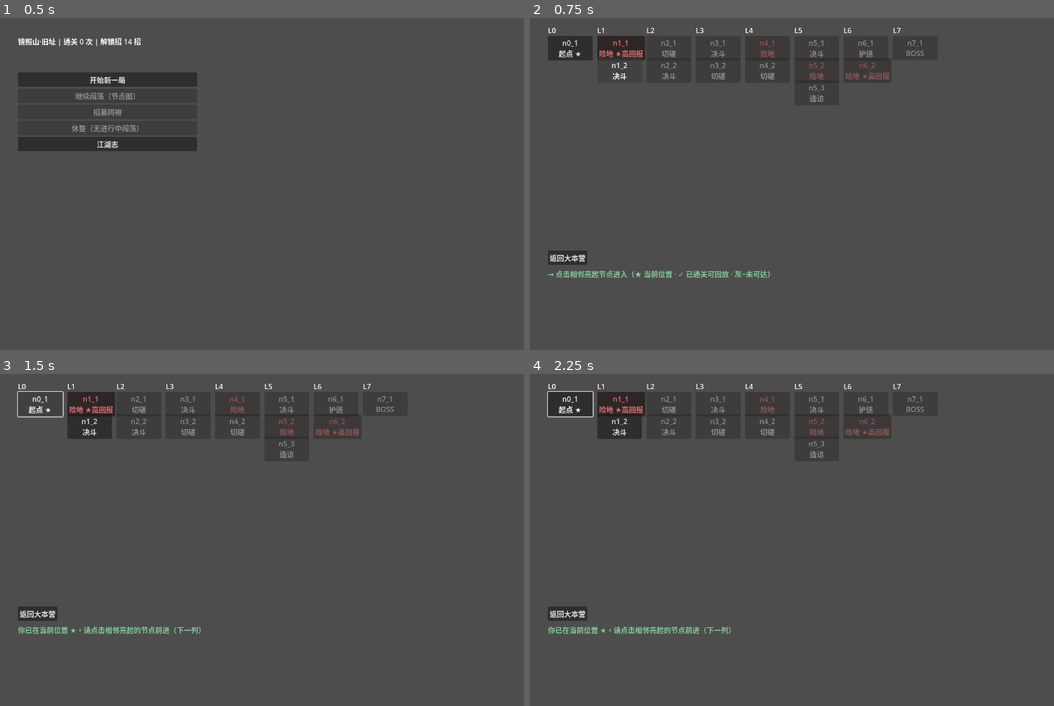
Above: before the commit, frames 1-4 (two rows, left to right).
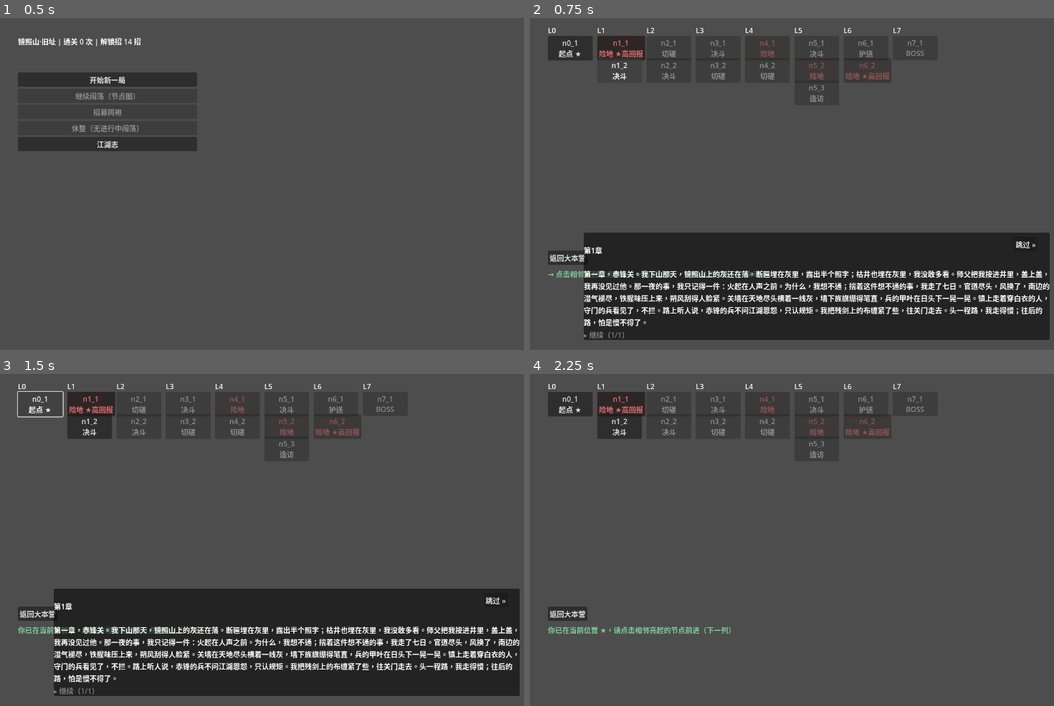
Above: after the commit, the same moments.

Repository: xieyj22/zhaizhao
Game: Godot game, scene res://src/scenes/hub/hub.tscn
The game is run twice, just before and just after one commit, with the same random seed, the same clock (stepped at 60 frames per second) and the same inputs.
Inputs (mouse positions are in pixels of both pictures, inside the frame that each line leads up to):
- Up to frame 1 (0.5 s): no input
- Up to frame 2 (0.75 s): click "开始新一局" at 0.5 s
- Up to frame 3 (1.5 s): click "n0_1 起点 ★" at 1.25 s
- Up to frame 4 (2.25 s): click (1027, 599) at 2 s, where only the run after the commit has a clickable "跳过 »"

Frame 1 is identical in both runs. In frame 2, 28% of the frame differs, in the area x 10-100%, y 64-97%; in frame 3, 28%; in frame 4, less than 0.1%.

Commit message:
feat(m4b): W2-2 批D 产文灌入（区散文4+过场12+geo条目4+REGION_CHAPTER删+幽灵描写行修复）
- REGION_PROSE 补 4 区（听潮/夜枭/血衣总坛/无相原）+ CHAPTER_INTERLUDES 12 段（章1-4 × open/mid/close）
- CODEX geo 条目 +4（章号 inline 于 unlock.key 单一真源）
- 终审转账项①：REGION_CHAPTER 死数据删除（零消费者坐实）
- 终审转账项②（OOS 幽灵描写行）：_prose_text 字段真源 + _build_ui 重挂——修 visit/escort mid 散文一帧即毁
- 全量 GUT 43/386/386/9106 绿（+2 RED-able 幽灵行测试）

Diff:
--- a/src/data/narrative_codex.gd
+++ b/src/data/narrative_codex.gd
@@ -6,6 +6,14 @@
 const CODEX_ENTRIES := [
 	{"id": "geo_chenjianggu", "category": "山河志", "title": "沉剑谷", "region_id": "chenjianggu",
 	 "unlock": {"type": "chapter_reached", "key": 3}},
+	{"id": "geo_tingchao", "category": "山河志", "title": "听潮", "region_id": "tingchao",
+	 "unlock": {"type": "chapter_reached", "key": 2}},
+	{"id": "geo_yexiao", "category": "山河志", "title": "夜枭", "region_id": "yexiao",
+	 "unlock": {"type": "chapter_reached", "key": 2}},
+	{"id": "geo_xueyi_zongtan", "category": "山河志", "title": "血衣总坛", "region_id": "xueyi_zongtan",
+	 "unlock": {"type": "chapter_reached", "key": 4}},
+	{"id": "geo_wuxiang", "category": "山河志", "title": "无相原", "region_id": "wuxiang",
+	 "unlock": {"type": "chapter_reached", "key": 4}},
 	{"id": "lore_daotong_1", "category": "武道志", "title": "道统之争·上", "body": "（批E）",
 	 "unlock": {"type": "always", "key": ""}},
 ]
--- a/src/data/narrative_region.gd
+++ b/src/data/narrative_region.gd
@@ -1,15 +1,35 @@
 class_name NarrativeRegion
 extends RefCounted
 
-## 区散文+章节过场（Wave2 spec §2.2）。region_id 与 CHAPTER_GEO 对齐。
+## 区散文+章节过场（Wave2 spec §2.2）。region_id 与 narrative_codex.gd 的 geo 条目对齐（章号在 unlock.key 单一真源）。
 const REGION_PROSE := {
 	"chenjianggu": "沉剑谷不葬人，只葬剑。谷口第一柄剑插在何时，没人说得清，只知千百年里，败了的、心死了的、还债来的，都把剑扔了进来。剑锈在土里，剑意没锈，在雾底横冲直撞，五行乱了套：锐金忽而克不动盘根，流水反倒淹了烈火。走谷的人都说，这里的架势不讲道理，你按祖训去读势，势偏不按祖训走。雾是活的，一吞吐，整条谷就换了脾气。老辈人只劝一句：进谷别带好剑。它认。",
-	# tingchao / yexiao / xueyi_zongtan / wuxiang — 批D 灌入
+	"tingchao": "听潮这地方，潮声先于海到。书院建在崖上，飞檐挑着湿风，檐下铜马昼夜轻响，应和崖底的潮。白日里书声、涛声各占一半，蒙童学会在两个声里挑着听，先生说，这叫听话听音。崖下市集卖盐、卖干鱼、卖旧书，也卖消息；谈价的人都压着嗓子，像怕潮水听见了学去。穿白衣的人在此地不多见，来了也不争不闹，只在茶棚下一坐一天，潮涨了也不走。走的人都说，这地方静，静得人听见自己心里那点事，一句一句，跟着潮头涨。老辈人劝一句：心里存着事的，别在听潮过夜。潮声认人。",
+	"yexiao": "夜枭不点日头，点灯笼。入夜才开市，一条长街挂满昏黄的灯，灯下摆开镖旗、酒肆、当铺与药摊，铜钱声从街头响到街尾。这里什么都讲价：护一个人十两，杀一个人也十两，再加钱，当日办妥。灯笼照得到的地方规矩极硬，照不到的地方，没有规矩。镖局的骡马昼夜不歇，火把接成一线往四野去；黑市深处有间药堂，白布帘垂着，帘外排队的人不问病，只问价，出来时手里都攥着一小包止痛的散。走的人都说，夜枭的灯是江湖上最暖的一点亮，可那点亮，一寸一寸都是称过分量的。老辈人劝：可以在灯下歇脚，别在灯下交心。",
+	"xueyi_zongtan": "血衣总坛没有山名，地图上只画一团黑。山路焦黑，草不长，树不成林，黑黢黢一株一株站着。风从山下上来，先过一道洗衣滩，滩上晾的全是白衣，下摆浸在红水里，干了，就是血衣。再往上，香火气重起来，混着一股压不住的血腥；两味搅在一处，闻久了，分不出哪一味敬神，哪一味见血。坛顶有一口钟，不报时，只在开坛的日子敲；钟声沉，山下村落听了，都闭户。走的人都说，那地方连狗都不叫。老辈人劝：滩上晾着白衣的日子，别走那条山道，那是教里换装的日子。",
+	"wuxiang": "无相原在江湖的尽头。去过的人说，那里什么都没有：没有路，没有村落，没有一处立得住眼的物件；天与地在极远处平平相接，中间只走风。风不定向，一日里换几个脾气，草伏得极低，沙是白的。人在原上走，日头把影子压得很短，走到后来，连影子也淡了。传闻五势的祖师当年在此悟道，悟出了什么，没人说得上来；原上寻不出一处刻痕，后人想立个念想，也无从立起。走的人都说，进原别指望标记，要认，只认自己来时的脚印。老辈人劝：心里无主的人，别去无相原。原上太空，空得照见人。",
 }
-const REGION_CHAPTER := {"chenjianggu": 3, "tingchao": 2, "yexiao": 2, "xueyi_zongtan": 4, "wuxiang": 4}
 const CHAPTER_INTERLUDES := {
-	3: {"open": "第三章，沉剑谷。出了赤锋地界，风里的铁腥味变了，变成旧剑的锈气。晏九的赌局、莫青娘的药香都甩在身后，前头是谷口。剑鸣从雾底传上来，一声一声，像有人在很深的地方，把千百年前的旧账，一柄一柄地数。", "mid": "", "close": ""},
-	# 1/2/4 — 批D 灌入
+	1: {
+		"open": "第一章，赤锋关。我下山那天，镜照山上的灰还在落。断匾埋在灰里，露出半个照字；枯井也埋在灰里，我没敢多看。师父把我按进井里，盖上盖，我再没见过他。那一夜的事，我只记得一件：火起在人声之前。为什么，我想不通；揣着这件想不通的事，我走了七日。官道尽头，风换了，南边的湿气褪尽，铁腥味压上来，朔风刮得人脸紧。关墙在天地尽头横着一线灰，墙下旌旗绷得笔直，兵的甲叶在日头下一晃一晃。镇上走着穿白衣的人，守门的兵看见了，不拦。路上听人说，赤锋的兵不问江湖恩怨，只认规矩。我把残剑上的布缠紧了些，往关门走去。头一程路，我走得慢；往后的路，怕是慢不得了。",
+		"mid": "赤锋的市镇贴着关墙根，屋矮墙厚，风一起，满街沙土。我在镇上盘桓两日，隔着土墙看兵操演：喊声整齐，一进一退都听令，不讲江湖礼数。茶棚里的人说，近来关防改了规矩，出入查路引，查得最严的是南边来的年轻人；又说带头的是个戴铁面的，行伍出身，当了十九年斥候，眼毒，一队人从他眼前过，谁惯用左手、谁腿上带旧伤，他一眼一个准。我把裹剑的布又缠了一层。这样的人读人，读的不是架势，是路引和伤痕。我想起师父教的话：肉眼见的都是形，形查得出，意查不出；我练的东西，正在他们查不出的那一半里。风更大了，旌旗拍得旗杆响。我付了茶钱，混进一队南来的商旅，往关口去。",
+		"close": "关门酉时落锁。我在落锁前过了关，盘查的兵多看了我一眼，还是放行；那眼神我认得，是放长线的眼神。出关十里，官道断在一处隘口，两边山石夹峙，风灌进来，火把伏了又立。他在隘口那头站着，没带兵。铁面在暮色里不反光，像山里滚下来的一块黑石。血衣教右护法，从行伍里出来的人，独身守着一道口子；江湖上传，灭门那一夜，山上的令归他。我把布一层层解开，残剑露出来，剑身一道旧裂，是师父留下的。山里很静，静得听见铁面下的呼吸，长，稳，是斥候省着气力的匀息。我亮了架势。他没有动。风把他的披风吹向一边，天边一线残照，正往下沉。",
+	},
+	2: {
+		"open": "第二章，听潮。赤锋的事了了，铁面人临去前留过半句话，说那夜的火，起得比令早。这半句话跟着我南下，怎么想，也接不上后半句。官道往南，风一日日软下来，铁腥味淡了，湿咸味浮上来。转过一道山口，先到的是潮声；不见海，声先至，一层压一层，退了又上来。崖上露出书院的飞檐，白日里书声与涛声各占一半，念书的孩子在两个声里挑着听。崖下市集人声细碎，卖盐的、卖旧书的、压着嗓子谈价的，人人说话留着三分，不把话说满。打听消息的人，都往长街尽头的听涛阁去；江湖人讲，血衣教的谋主坐镇那道阁，教里的主意，一半从阁里出。我摸了摸怀里的半卷书。他们在明处坐镇，我在暗处走路；这一趟南下，倒要看看，谁在读谁。潮头打上崖根，又退了。我沿石阶下崖。",
+		"mid": "听潮的事办完，我没多留，趁夜动身，天黑透时进了夜枭地界。都说这是江湖上唯一暖的地方，果然：一条长街挂满灯笼，黄光连成一片，灯下人声、酒气、铜钱声搅在一处。镖局的骡马披红绸进出，黑市支在巷子里，不点灯，靠大街的余光做买卖。白日里我探过路，左护法的堂口在长街最深处，夜里才开门。我在灯下要了一碗热汤，捧着暖手，看灯火把每张过路脸都照得柔和。暖是真暖，可我坐不安稳：这满街的暖是称过分量的，我身上的事，不是。汤喝完，暖意退得快。我付了钱出街，身后灯笼一盏一盏矮下去，前头是更黑的巷子。巷子尽头那一点白，是药堂的帘子。我放慢了脚步。",
+		"close": "夜枭的灯一盏一盏熄了，只剩长街尽头那一盏。排队的早就散了，白布帘垂着，帘里透出煎药的火光，一明一暗。我在帘外站了片刻。血衣教左护法，人称白骨的巫医，就隔这一道帘。白日里她坐堂看病抓药，夜里这间堂子做过什么，满巷子没人敢说全。掀帘之前，我把这大半月的路数了一遍：赤锋的铁面，听潮的骰盅，到如今，是这一炉药香。仇人一个一个近了，我反倒静下来，静得听见药汤在炉上翻滚，一声，一声，不急。会医的人，最知道人身上哪里最痛。我在心里把师父开蒙的几路剑招过了一遍，抬手掀帘。帘内药气涌出来，苦的，底下压着一层甜。",
+	},
+	3: {
+		"open": "第三章，沉剑谷。出了赤锋地界，风里的铁腥味变了，变成旧剑的锈气。晏九的赌局、莫青娘的药香都甩在身后，一路行来，官道渐渐瘦下去，末了只剩一条踩出来的土径。谷口第一柄剑插在何时，没人说得清；这话是路上一个货郎讲的，讲完他自绕了道。我到谷口时是午后，日头好，谷里却漫着雾。剑鸣从雾底传上来，一声一声，像有人在很深的地方，把千百年前的旧账，一柄一柄地数。我听得出那声音底下压着什么：不是剑响，是扔剑的人心口那点没死透的东西在响；师门的剑埋在哪片灰底下，大抵也是这个声。山里人劝，进谷别带好剑，谷认。我的剑裂着一道缝，算不得好，它认不认，我倒要看。我按了按剑柄，走进雾里。",
+		"mid": "谷里的雾不散，日头挂在天上，只是个白点。剑插在土里，一柄挨一柄，锈成一片，走一步，绊着三柄。在这里动手是另一回事：我看准了对手的来势，出手却落空；分明是相克的势，撞上去，劲道却像打进了水里。祖训在这条谷不作数，势不讲道理。头两日我吃了些亏，索性不抢，改等，等雾动。雾一吞吐，整条谷的脾气跟着换，对手的招也跟着换。我慢慢摸出个半拍：不求先读，先求站稳。第三日雾薄，我望见谷心立着一方碑，新凿的，凿痕还白，碑上没有字。守谷人的底细，路上听过一耳朵：外堂堂主，碑匠出身，横练了四十年。人不露面，只立碑。我绕碑走了半圈，石是好石，立得也正。我把剑横在膝上坐了半夜，想师父开蒙的头一课，读人之前，先读地。这条谷，我还没读懂。",
+		"close": "雾在四更天退了，退得齐整，像有人把一整条谷的雾往上收。谷心那方碑前烧着火盆，照出一个盘坐的人影，肩宽得不像话，背对着碑，也背对着我。他跟前搁着一柄凿、一把锤，石粉落满肩头。我在十步外停住。外堂堂主守沉剑谷，此地就是他的门。他没回头，先抬手拂去碑上的石粉，动作慢，珍重，像给一件成了的活计收尾。碑上这回有了字，刻的是一个死人的名姓，不是我的。我握剑的手紧了紧：碑立好，凿收起，往下，才是他自己的活计。火盆里的炭塌了一声，他站起身，地皮跟着颤了一颤。雾退尽的天边，残照还没上来。谷里静得很，雾水顺着满谷锈剑往下滴，一滴，一滴。他转过身来。雾底最后一点剑鸣，停了。",
+	},
+	4: {
+		"open": "第四章，血衣总坛。出沉剑谷时，守谷人还坐在碑前，没拦我，只说了句碑还没凉。我没回头。这一程路越走越空：镇子矮下去，田撂了荒，商队一日少过一日，换上来的是成行的白衣人，背着行李，往同一个方向去；他们不遮不掩，也不看我，像去赶一场庙会。第三日午后，地平线上浮出两样东西。一边是黑压压的山影，山脚隐约一线红；另一边，是更远更平的一片苍茫，天接地，接得没有缝。带路的老卒说，黑的叫血衣山，总坛在顶上；那片平的叫无相原，惹不起，绕着走。我在道口站了片刻。师门的仇，在黑山上了。可我盯着那片苍茫看了很久，说不出为什么。风从那边来，空的。我转身，跟上白衣人的队伍。",
+		"mid": "去总坛的路，断在那片荒原上。老卒说，绕，要走十日；穿，只三日，原上没匪没兽，就是没东西。我选了穿。头一日还好，第二日起，我懂了没东西的意思：没有树，没有石头，没有一堆旧灶，天上也没有雁。行路的人，靠路上的物事认方向，这里一件也不给。天地平平相接，我走了半日，回头望不见来路，前望不出去路，只有风，一日换几个方向。我试着拿读人的眼去看这片原，看了很久，什么也没看到；它不出招，也就没有可读的。怀里的半卷书贴着心口，我头一回觉得它沉。第三日，望见原边一排界石；走近了看，石头上不刻一个字，光溜溜的，一列排到天边。出原时我想，给这样一片地方起名的人，起得真准：原上无相。这两个字往心里去了，沉了底，不响。",
+		"close": "血衣山的石阶三千级，我数到后来，忘了数。过第三道坛时，坛前一块空地烧黑了个整圆，火痕还新，圆心里插着半截烧剩的剑。教剑使的场子散了，山上反而静下来。钟没有响。讲经的大殿开着门，香从门里漫出来，贴着地爬。我在门外停住。殿很深，深处一盏灯，灯下有人坐着，衣色暗得看不出红黑；他不看殿门，看另一侧的高窗。窗朝山后，山后再无山，只有那片荒原，沉在暮色里。我忽然想起原上那排不刻字的界石。五势祖师悟道的地方，叫无相；血衣教立教，讲五势尊卑。从无相里悟出来的东西，怎么生得出尊卑？这中间的道理，没人对我讲过。也许座上那个人讲得出；也许我怀里这半卷之外的另一半，讲的就是这个。香烧到了头，一段香灰落在炉边。我跨过门槛。殿里的静，比无相原还空。",
+	},
 }
 
 static func interlude(chapter: int, seg: String) -> String:
--- a/src/scenes/map/map.gd
+++ b/src/scenes/map/map.gd
@@ -3,6 +3,7 @@
 var _layer: CanvasLayer
 var _hint: Label   # 引导/反馈行（玩家验收：点哪个节点不直观）
 var _prose_hint: Label   # Wave2 散文描写行（独立于引导行，防互相覆盖）
+var _prose_text := ""   # 描写行文本真源：_refresh_scene 会 free _prose_hint 并重建，须从字段重挂
 
 func _ready() -> void:
 	# 修 bug：进图时若在 hub（current_node_id 空），定位到当前章 L0 起点，否则无节点可点。
@@ -72,6 +73,7 @@
 	_prose_hint.position = Vector2(40, 590)
 	_prose_hint.add_theme_color_override("font_color", Color(0.78, 0.62, 0.42))
 	_layer.add_child(_prose_hint)
+	_prose_hint.text = _prose_text   # 终审转账项：_refresh_scene 重建后重挂 mid 散文（防幽灵行）
 
 ## 节点类型 → 中文标签（玩家验收：start/duel 等英文不直观）。
 func _type_label(ty: String) -> String:
@@ -162,6 +164,8 @@
 	if text == "":
 		return
 	run.interlude_shown["%d:%s" % [run.current_chapter, seg]] = true
+	# 先存字段再设标签——标签随后会被 _refresh_scene free 并在 _build_ui 重建（重挂自字段）
+	_prose_text = text
 	if _prose_hint != null:
 		_prose_hint.text = text
 
--- a/tests/test_map_narrative.gd
+++ b/tests/test_map_narrative.gd
@@ -89,7 +89,7 @@
 	map.queue_free()
 
 func test_enter_battle_node_empty_interlude_not_burned():
-	# 非空门（Finding 3）：真实数据 ch3 close/mid=""（批D 未灌）→ 空段不带不烧标记
+	# 非空门（Finding 3）：stub 注入空段 → 空段不带不烧标记
 	var r := _run_ch3()
 	var boss_node := _zzl_boss_node(r)
 	var map := _stub_map(r, "")
@@ -98,3 +98,42 @@
 	assert_false(r.interlude_shown.has("3:close"), "空段不烧标记（与 open 路径非空门一致）")
 	remove_child(map)
 	map.queue_free()
+
+# ---- 终审转账项：visit/escort/start 非战斗节点的 mid 散文行（幽灵描写行） ----
+# 根因：_on_enter_node 非战斗路径先 _show_interlude_prose 设 _prose_hint.text，再
+# _refresh_scene()——后者 free _layer 全部子节点（含 _prose_hint）并在 _build_ui 里
+# 重建为空 → 文本至多存活一帧且 interlude_shown 已烧，玩家永远读不到。
+# 修法：_show_interlude_prose 先存实例字段 _prose_text，_build_ui 重建 _prose_hint
+# 后从字段重挂文本。
+
+func _visit_node(r: RunState) -> String:
+	for nid: Variant in r.chapter_maps[3]["nodes"]:
+		if r.chapter_maps[3]["nodes"][nid]["type"] == "visit":
+			return String(nid)
+	return ""
+
+func test_enter_visit_node_mid_prose_survives_refresh():
+	var r := _run_ch3()
+	var visit_node := _visit_node(r)
+	assert_ne(visit_node, "", "ch3 图有 visit 节点（类型下限 visit>=1）")
+	r.chapter_maps[3]["nodes"][visit_node]["layer"] = 4   # mid 段触发层
+	var map := _stub_map(r, "雾从谷底漫上来，一寸一寸漫过锈剑。")
+	map._on_enter_node(visit_node)
+	await get_tree().process_frame   # 等 _refresh_scene 的重建落地
+	assert_true(r.interlude_shown.has("3:mid"), "进 L4 visit：mid 标记已烧")
+	assert_eq(map._prose_hint.text, "雾从谷底漫上来，一寸一寸漫过锈剑。",
+		"_refresh_scene 重建后 _prose_hint 仍持有 mid 段文本（非幽灵行）")
+	remove_child(map)
+	map.queue_free()
+
+func test_enter_visit_node_empty_interlude_not_burned_hint_empty():
+	var r := _run_ch3()
+	var visit_node := _visit_node(r)
+	r.chapter_maps[3]["nodes"][visit_node]["layer"] = 4
+	var map := _stub_map(r, "")
+	map._on_enter_node(visit_node)
+	await get_tree().process_frame
+	assert_false(r.interlude_shown.has("3:mid"), "空段不烧标记（非空门不回退）")
+	assert_eq(map._prose_hint.text, "", "空段：hint 空")
+	remove_child(map)
+	map.queue_free()
Not shown, changed: docs/design/narrative/_continuity.md
Not shown, added: docs/design/narrative/drafts/批D-区散文.md
Not shown, added: docs/design/narrative/drafts/批D-过场.md
